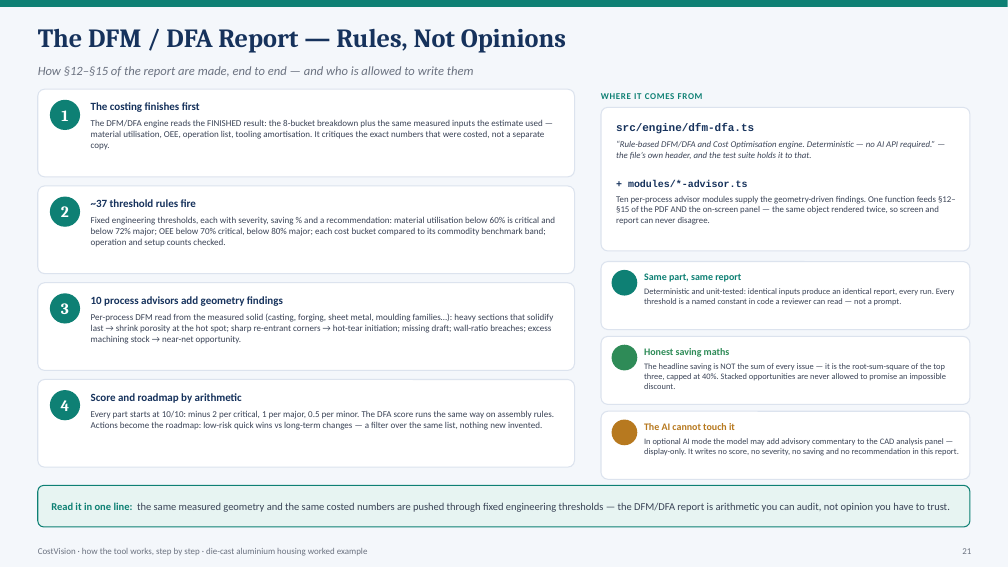
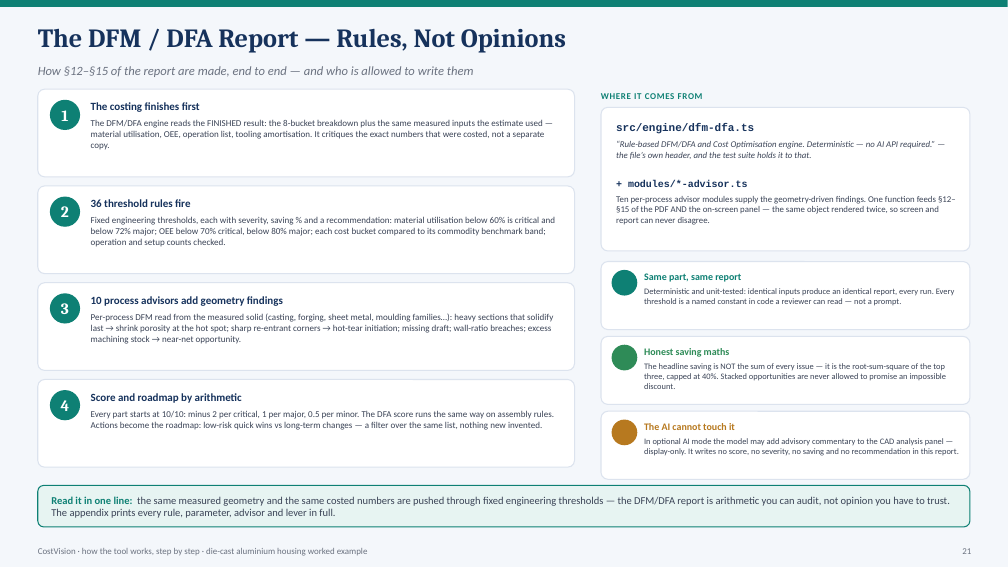
Before and after one commit to bhosaleavinash546/leamington-marathi, a slide deck: slide 21 of CostVision-Workflow-Explained.pptx. Drawn at 1008x567 pixels with LibreOffice and Linux fonts; fonts in the diff are those of the drawing; background and template pictures are left out. Boxes give left, top, right and bottom in pixels: in the first picture for what was removed or moved away, otherwise in the second. Text is boxed around its words. In the diff, an @@ line names an element or a change of style, - is before the commit and + after.

```diff
--- a/CostVision-Workflow-Explained.pptx
+++ b/CostVision-Workflow-Explained.pptx
@@ text at (91, 199, 190, 207): text changed @@
-~37 threshold rules fire
+36 threshold rules fire
@@ text at (51, 496, 950, 518): text changed @@
-Read it in one line: the same measured geometry and the same costed numbers are pushed through fixed engineering thresholds — the DFM/DFA report is arithmetic you can audit, not opinion you have to trust.
+Read it in one line: the same measured geometry and the same costed numbers are pushed through fixed engineering thresholds — the DFM/DFA report is arithmetic you can audit, not opinion you have to trust. The appendix prints every rule, parameter, advisor and lever in full.
```
Also in this commit, not shown: 1 other slide changed, 6 slides added, 1 other file.
